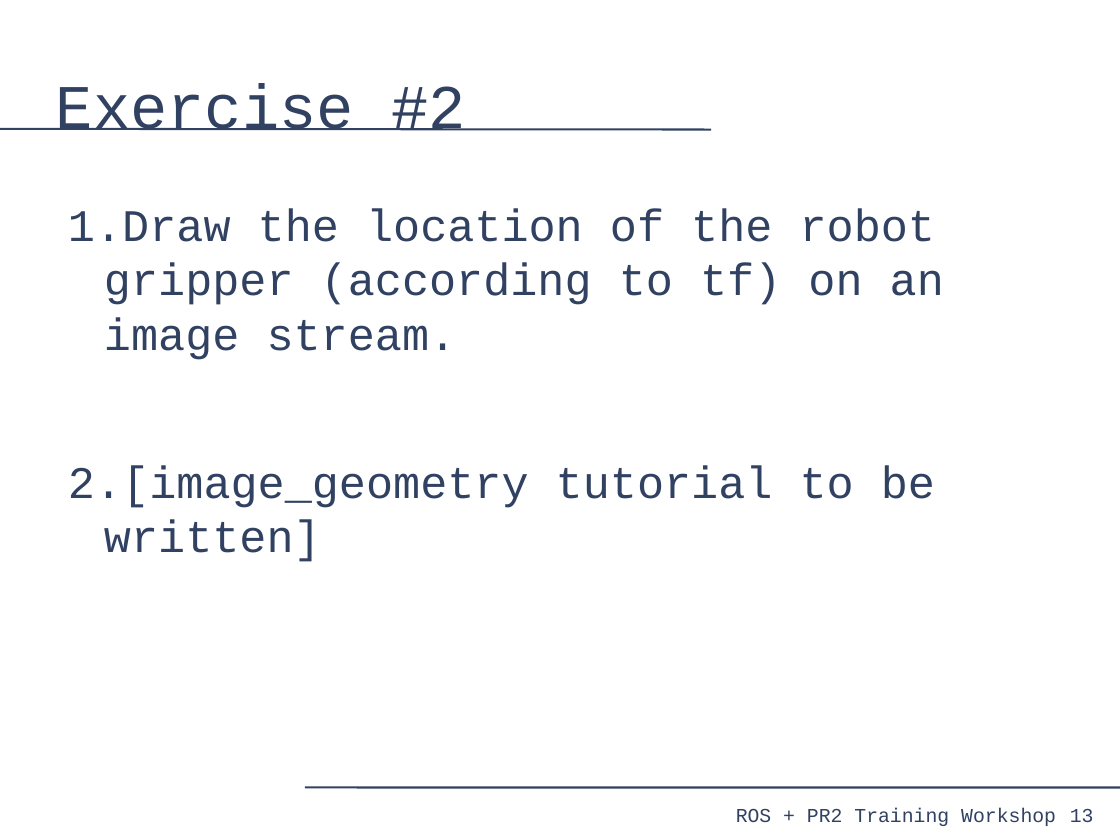
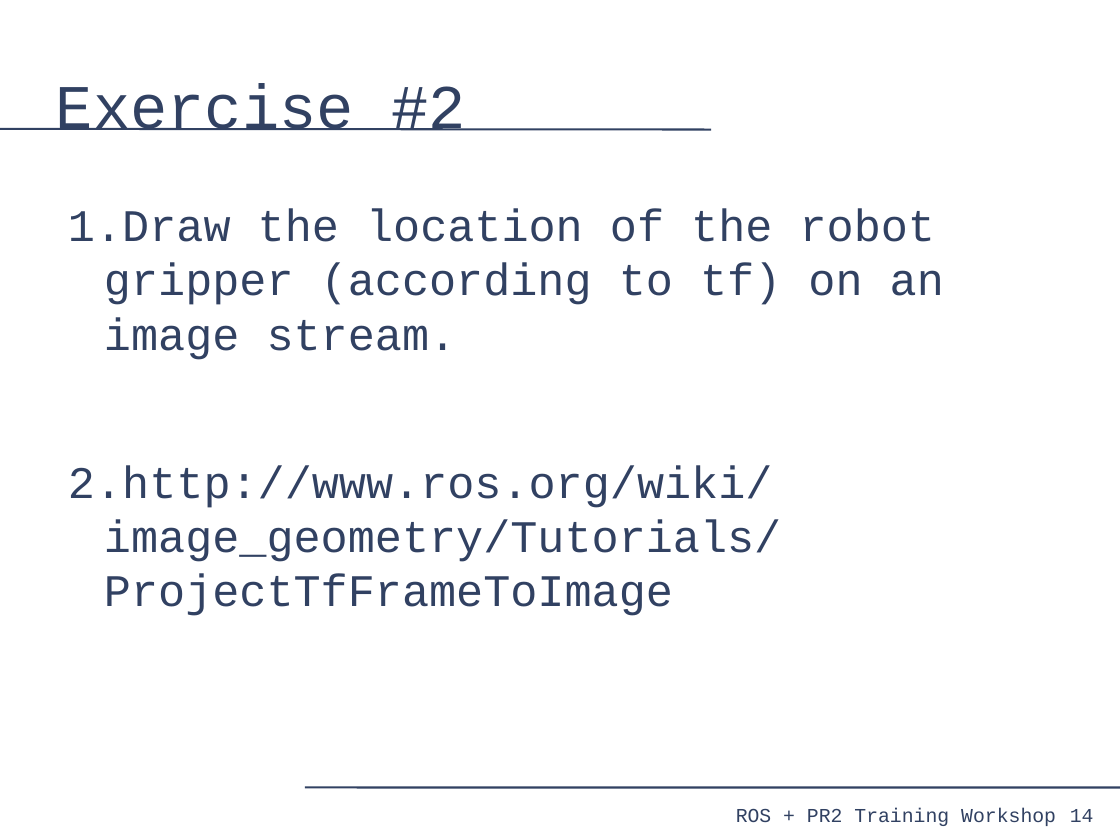
Before and after one commit to PR2/pr2_docs, a slide deck: slide 14 of pr2_training_workshop/processing_camera_data/slides.odp (slide 13 before the commit). Drawn at 1120x840 pixels with LibreOffice and Linux fonts; fonts in the diff are those of the drawing. Boxes give left, top, right and bottom in pixels: in the first picture for what was removed or moved away, otherwise in the second. Text is boxed around its words. In the diff, an @@ line names an element or a change of style, - is before the commit and + after.

Commit message:
processing_camera_data: Added some tutorial links.

```diff
--- a/pr2_training_workshop/processing_camera_data/slides.odp
+++ b/pr2_training_workshop/processing_camera_data/slides.odp
@@ text at bbox=[68, 466, 781, 616]: text changed @@
-2. [image_geometry tutorial to be written]
+2. http://www.ros.org/wiki/image_geometry/Tutorials/ProjectTfFrameToImage
@@ page number at bbox=[1070, 809, 1094, 822]: text changed @@
-13
+14
```
Also in this commit, not shown: 1 other slide changed, 2 slides added, 1 slide removed.
